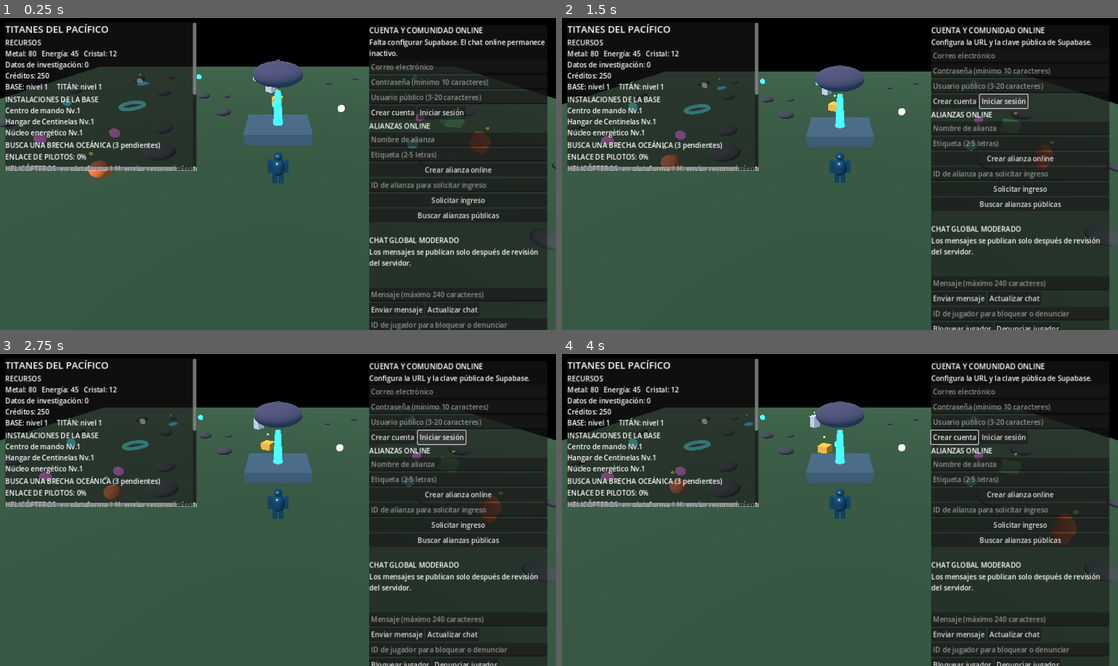
Above: before the commit, frames 1-4 (two rows, left to right).
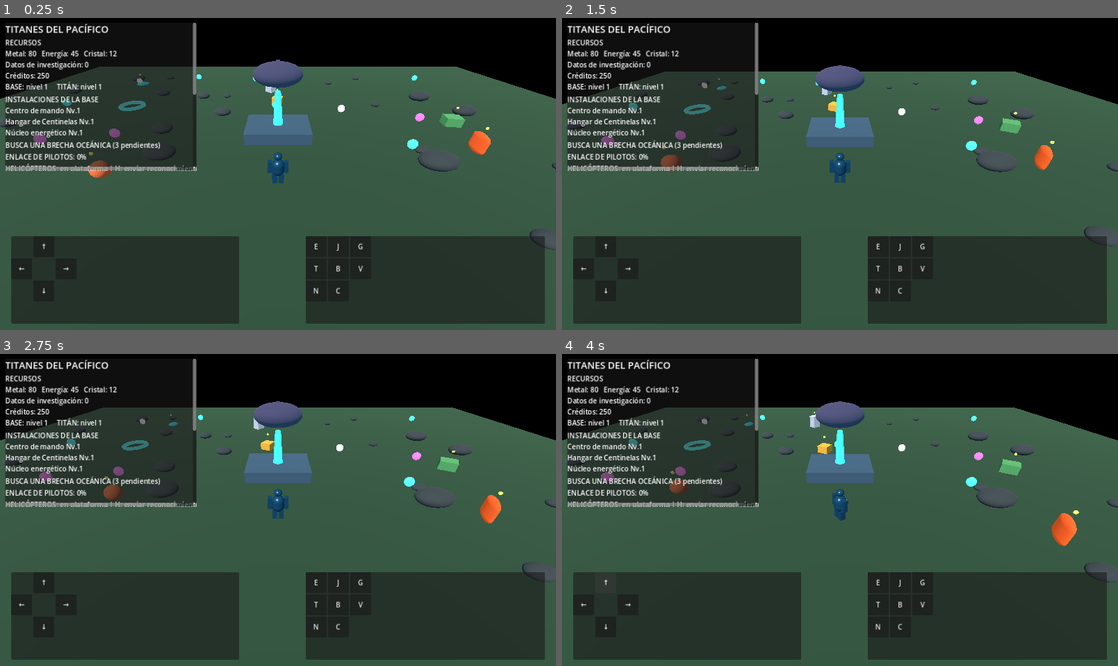
Above: after the commit, the same moments.

Repository: edwjacpinros2012-dev/Titanes-del-Pac-fico-
Game: Godot game, scene res://scenes/main.tscn
The game is run twice, just before and just after one commit, with the same random seed, the same clock (stepped at 60 frames per second) and the same inputs.
Inputs (mouse positions are in pixels of both pictures, inside the frame that each line leads up to):
- Up to frame 1 (0.25 s): no input
- Up to frame 2 (1.5 s): click (1001, 111) at 0.5 s, where only the run before the commit has a clickable "Iniciar sesión"; click (1001, 102) at 1.25 s, where only the run before the commit has a clickable "Iniciar sesión"
- Up to frame 3 (2.75 s): click (439, 438) at 2 s, where only the run before the commit has a clickable "Iniciar sesión"
- Up to frame 4 (4 s): click (956, 438) at 2.75 s, where only the run before the commit has a clickable "Crear cuenta"; click (606, 581) at 3.5 s, where only the run after the commit has a clickable "↑"

The runs differ from the first frame. In frame 1, 34% of the frame differs, in the area x 2-99%, y 2-100%; in frame 2, 33%; in frame 3, 33%; in frame 4, 33%.

Commit message:
Prepare Godot settings for mobile touch landscape and scalable view

Diff:
--- a/project.godot
+++ b/project.godot
@@ -7,6 +7,7 @@
 run/main_scene="res://scenes/main.tscn"
 config/features=PackedStringArray("4.3", "GL Compatibility")
 config/description="Supervivencia, exploración, recolección, construcción y evolución de titanes."
+run/max_fps=60
 
 [autoload]
 GlobalState="*res://scripts/core/game_state.gd"
@@ -17,7 +18,14 @@
 window/size/viewport_height=720
 window/size/window_width_override=1280
 window/size/window_height_override=720
+window/size/resizable=true
 window/stretch/mode="canvas_items"
+window/stretch/aspect="expand"
+window/handheld/orientation=1
+
+[input_devices]
+pointing/emulate_touch_from_mouse=true
+pointing/emulate_mouse_from_touch=false
 
 [rendering]
 renderer/rendering_method="gl_compatibility"
